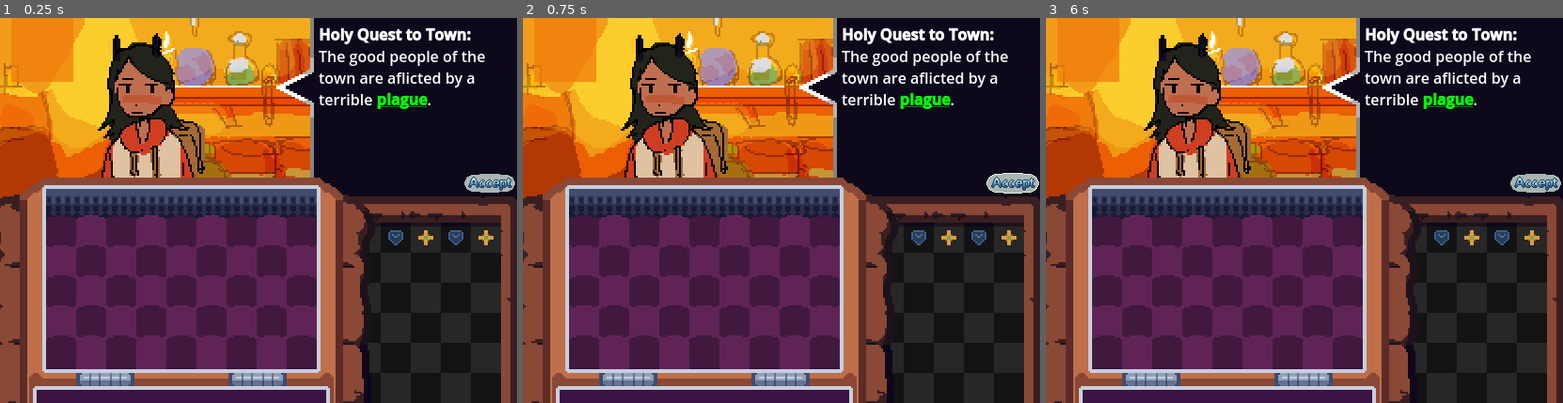
Above: before the commit, frames 1-3 (left to right).
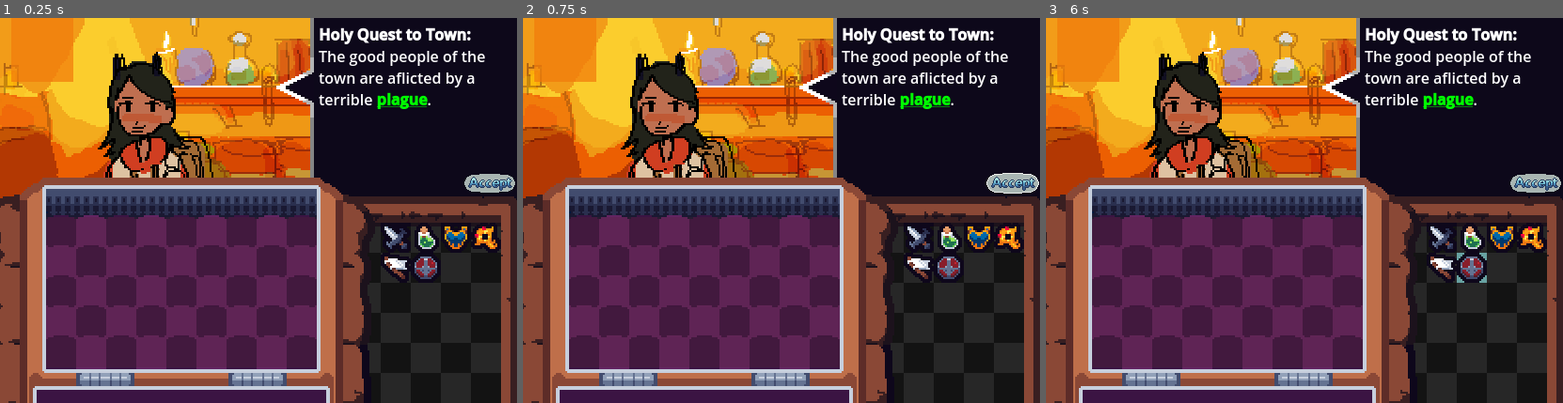
Above: after the commit, the same moments.

Repository: ObliteratedEntertainment/LudumDare54
Game: Godot game, scene res://main.tscn
Same seed, same stepped clock (60 frames per second), same inputs: the game is played once before the commit and once after it.
Inputs (mouse positions are in pixels of both pictures, inside the frame that each line leads up to):
- Up to frame 1 (0.25 s): no input
- Up to frame 2 (0.75 s): click (1014, 183) at 0.5 s
- Up to frame 3 (6 s): click (1537, 183) at 1.25 s; click (1537, 183) at 2 s; tap Enter at 2.75, 4.25, 5.75 s; move the mouse to (1459, 98) at 2.77 s; tap R (item_rotate) every 0.75 s from 2.85 to 5.85 s; tap Space at 3.5, 5 s; move the mouse to (1201, 229) at 3.52 s; move the mouse to (1356, 125) at 4.27 s; move the mouse to (1278, 287) at 5.02 s; move the mouse to (1459, 268) at 5.77 s

The runs differ from the first frame. In frame 1, 5.5% of the frame differs, in the area x 18-97%, y 3-69%; in frame 2, 5.5%; in frame 3, 5.6%.

Commit message:
Itemized all of the new artwork. Fixed some inventory bugs

Diff:
--- a/characters/zofra.tscn
+++ b/characters/zofra.tscn
@@ -9,18 +9,20 @@
 [node name="Neutral" parent="." index="0"]
 texture = ExtResource("2_nhvv5")
 hframes = 3
-vframes = 4
+vframes = 5
 
 [node name="Success" parent="." index="1"]
+visible = true
+position = Vector2(-5, 2)
 texture = ExtResource("2_nhvv5")
 hframes = 3
-vframes = 4
+vframes = 5
 frame = 1
 
 [node name="Failure" parent="." index="2"]
 texture = ExtResource("2_nhvv5")
 hframes = 3
-vframes = 4
+vframes = 5
 frame = 2
 
 [node name="Holy Quest to Town" parent="Quest" index="0" instance=ExtResource("3_vg03k")]
--- a/items/base/item_stats.gd
+++ b/items/base/item_stats.gd
@@ -7,5 +7,5 @@
 	HOLY
 }
 
-@export var stat:Stat
+@export var stat: Stat
 @export var amount:int
--- /dev/null
+++ b/items/big_sword.tscn
@@ -0,0 +1,19 @@
+[gd_scene load_steps=4 format=3 uid="uid://xmjrcnyuptsy"]
+
+[ext_resource type="PackedScene" uid="uid://bobnpytkcupti" path="res://items/base/item.tscn" id="1_futbt"]
+[ext_resource type="Texture2D" uid="uid://dsq7ur2rhxc23" path="res://sprites/item_icons1.png" id="2_tt12h"]
+[ext_resource type="Texture2D" uid="uid://bpy0cj4jciv08" path="res://sprites/dagger_item.png" id="3_87gre"]
+
+[node name="Item" instance=ExtResource("1_futbt")]
+cells = Array[Vector2i]([Vector2i(1, 0), Vector2i(1, 1), Vector2i(0, 2), Vector2i(1, 2), Vector2i(2, 2), Vector2i(1, 3)])
+item_center = Vector2i(1, 2)
+
+[node name="Icon" parent="." index="0"]
+texture = ExtResource("2_tt12h")
+region_enabled = true
+region_rect = Rect2(16, 0, 16, 16)
+
+[node name="Sprite" parent="." index="1"]
+texture = ExtResource("3_87gre")
+offset = Vector2(0, -8)
+region_rect = Rect2(0, 0, 48, 64)
--- /dev/null
+++ b/items/blue_armor.tscn
@@ -0,0 +1,19 @@
+[gd_scene load_steps=4 format=3 uid="uid://cvv4cdqdbyn2y"]
+
+[ext_resource type="PackedScene" uid="uid://bobnpytkcupti" path="res://items/base/item.tscn" id="1_frxp2"]
+[ext_resource type="Texture2D" uid="uid://dsq7ur2rhxc23" path="res://sprites/item_icons1.png" id="2_gay52"]
+[ext_resource type="Texture2D" uid="uid://c3umabu2ah1wp" path="res://sprites/armour_item.png" id="3_o14je"]
+
+[node name="Item" instance=ExtResource("1_frxp2")]
+cells = Array[Vector2i]([Vector2i(0, 0), Vector2i(2, 0), Vector2i(0, 1), Vector2i(1, 1), Vector2i(2, 1), Vector2i(0, 2), Vector2i(1, 2), Vector2i(2, 2), Vector2i(1, 3)])
+item_center = Vector2i(1, 1)
+
+[node name="Icon" parent="." index="0"]
+texture = ExtResource("2_gay52")
+region_enabled = true
+region_rect = Rect2(32, 16, 16, 16)
+
+[node name="Sprite" parent="." index="1"]
+texture = ExtResource("3_o14je")
+offset = Vector2(0, 8)
+region_rect = Rect2(80, 64, 48, 64)
--- /dev/null
+++ b/items/boss_key.tscn
@@ -0,0 +1,20 @@
+[gd_scene load_steps=4 format=3 uid="uid://bkkymw1qarjpp"]
+
+[ext_resource type="PackedScene" uid="uid://bobnpytkcupti" path="res://items/base/item.tscn" id="1_fkpkm"]
+[ext_resource type="Texture2D" uid="uid://dsq7ur2rhxc23" path="res://sprites/item_icons1.png" id="2_70prm"]
+[ext_resource type="Texture2D" uid="uid://crrvwlgbujs88" path="res://sprites/monster_key_item.png" id="3_lpye6"]
+
+[node name="Item" instance=ExtResource("1_fkpkm")]
+cells = Array[Vector2i]([Vector2i(0, 0), Vector2i(1, 0), Vector2i(2, 0), Vector2i(0, 1), Vector2i(2, 1), Vector2i(0, 2), Vector2i(1, 2), Vector2i(2, 2), Vector2i(1, 3)])
+item_center = Vector2i(1, 2)
+
+[node name="Icon" parent="." index="0"]
+texture = ExtResource("2_70prm")
+region_enabled = true
+region_rect = Rect2(16, 16, 16, 16)
+
+[node name="Sprite" parent="." index="1"]
+position = Vector2(0, 10)
+texture = ExtResource("3_lpye6")
+offset = Vector2(0, -8)
+region_rect = Rect2(0, 64, 48, 64)
--- /dev/null
+++ b/items/green_potion.tscn
@@ -0,0 +1,19 @@
+[gd_scene load_steps=4 format=3 uid="uid://cxl8b58xwjmb2"]
+
+[ext_resource type="PackedScene" uid="uid://bobnpytkcupti" path="res://items/base/item.tscn" id="1_imdsd"]
+[ext_resource type="Texture2D" uid="uid://dsq7ur2rhxc23" path="res://sprites/item_icons1.png" id="2_8d0sw"]
+[ext_resource type="Texture2D" uid="uid://dm4b8sk7o7pp8" path="res://sprites/potion_item.png" id="3_vbbq5"]
+
+[node name="Item" instance=ExtResource("1_imdsd")]
+cells = Array[Vector2i]([Vector2i(0, 0), Vector2i(0, 1), Vector2i(1, 1), Vector2i(0, 2), Vector2i(1, 2)])
+item_center = Vector2i(0, 1)
+
+[node name="Icon" parent="." index="0"]
+texture = ExtResource("2_8d0sw")
+region_enabled = true
+region_rect = Rect2(0, 16, 16, 16)
+
+[node name="Sprite" parent="." index="1"]
+texture = ExtResource("3_vbbq5")
+offset = Vector2(8, 0)
+region_rect = Rect2(48, 64, 32, 48)
--- a/items/shield.tscn
+++ b/items/shield.tscn
@@ -1,15 +1,17 @@
 [gd_scene load_steps=4 format=3 uid="uid://7f5ydk4irjho"]
 
 [ext_resource type="PackedScene" uid="uid://bobnpytkcupti" path="res://items/base/item.tscn" id="1_t0cl4"]
-[ext_resource type="Texture2D" uid="uid://dxtxwt1021yrj" path="res://items/icons/shield_icon.png" id="2_673y1"]
-[ext_resource type="Texture2D" uid="uid://c2vroexd3hwfi" path="res://items/inventory/shield.png" id="3_xnhx3"]
+[ext_resource type="Texture2D" uid="uid://dsq7ur2rhxc23" path="res://sprites/item_icons1.png" id="2_g283s"]
+[ext_resource type="Texture2D" uid="uid://dhmm7dtj7vkd7" path="res://sprites/shield_item.png" id="3_girh3"]
 
 [node name="Item" instance=ExtResource("1_t0cl4")]
 cells = Array[Vector2i]([Vector2i(0, 0), Vector2i(1, 0), Vector2i(0, 1), Vector2i(1, 1)])
 
 [node name="Icon" parent="." index="0"]
-texture = ExtResource("2_673y1")
+texture = ExtResource("2_g283s")
+region_enabled = true
+region_rect = Rect2(32, 0, 16, 16)
 
 [node name="Sprite" parent="." index="1"]
-texture = ExtResource("3_xnhx3")
+texture = ExtResource("3_girh3")
 offset = Vector2(8, 8)
--- /dev/null
+++ b/items/white_flag.tscn
@@ -0,0 +1,18 @@
+[gd_scene load_steps=4 format=3 uid="uid://cu8y2rxid2y4l"]
+
+[ext_resource type="PackedScene" uid="uid://bobnpytkcupti" path="res://items/base/item.tscn" id="1_fssl5"]
+[ext_resource type="Texture2D" uid="uid://dsq7ur2rhxc23" path="res://sprites/item_icons1.png" id="2_yehht"]
+[ext_resource type="Texture2D" uid="uid://cqbp4tw68sci1" path="res://sprites/white_flag_item.png" id="3_7cc6o"]
+
+[node name="Item" instance=ExtResource("1_fssl5")]
+cells = Array[Vector2i]([Vector2i(0, 0), Vector2i(1, 0), Vector2i(0, 1), Vector2i(1, 1), Vector2i(0, 2), Vector2i(0, 3)])
+item_center = Vector2i(0, 1)
+
+[node name="Icon" parent="." index="0"]
+texture = ExtResource("2_yehht")
+region_enabled = true
+region_rect = Rect2(0, 0, 16, 16)
+
+[node name="Sprite" parent="." index="1"]
+texture = ExtResource("3_7cc6o")
+offset = Vector2(8, 8)
--- a/main.tscn
+++ b/main.tscn
@@ -7,6 +7,7 @@
 [ext_resource type="Script" path="res://ui/quest/LoreTextLabel.gd" id="5_154nt"]
 [ext_resource type="Script" path="res://ui/character/CharacterContainer.gd" id="5_jqe66"]
 [ext_resource type="Texture2D" uid="uid://d0qr8ip752bov" path="res://ui/character/background.png" id="6_rq4n8"]
+[ext_resource type="Script" path="res://ui/quest/QuestContainer.gd" id="7_gsruu"]
 [ext_resource type="Texture2D" uid="uid://cq6b7sunx4y0" path="res://sprites/speech_border.png" id="7_liept"]
 [ext_resource type="Texture2D" uid="uid://dvxn1aka7pqtk" path="res://sprites/speech_marker.png" id="8_4cm77"]
 [ext_resource type="Texture2D" uid="uid://b6ngdtle8g1ja" path="res://sprites/accept_button_nohighlight.png" id="10_amun7"]
@@ -130,6 +131,7 @@
 offset_right = 23.0
 offset_bottom = 8.5
 mouse_filter = 1
+script = ExtResource("7_gsruu")
 
 [node name="Sprite2D" type="Sprite2D" parent="QuestContainer"]
 position = Vector2(279, 2.5)
@@ -169,7 +171,14 @@
 texture_pressed = ExtResource("11_repym")
 texture_hover = ExtResource("12_1ksbc")
 
+[node name="ResultContainer" type="Control" parent="."]
+visible = false
+anchors_preset = 0
+offset_right = 40.0
+offset_bottom = 40.0
+
 [connection signal="meta_clicked" from="QuestContainer/LoreTextLabel" to="QuestContainer/LoreTextLabel" method="_on_meta_clicked"]
+[connection signal="pressed" from="QuestContainer/QuestAcceptButton" to="QuestContainer" method="_on_quest_accept_button_pressed"]
 
 [editable path="DragAndDropContainer/Inventory"]
 [editable path="DragAndDropContainer/Inventory3"]
--- a/singletons/game_manager.gd
+++ b/singletons/game_manager.gd
@@ -4,13 +4,18 @@
 
 signal character_changed
 
+signal quest_accepted
+
+
 var character:Character
 var state:int
+
 
 func _ready():
 	# Init first character
 	character = zofra_prefab.instantiate()
 	state = 0
 
+
 func next():
 	character_changed.emit(character, state)
--- a/singletons/item_manager.gd
+++ b/singletons/item_manager.gd
@@ -15,3 +15,17 @@
 signal item_dropped(Item, added_inventory: bool)
 
 signal item_rotated(Item)
+
+
+var active_inventory: Array[Item] = []
+
+
+func add_item(item: Item):
+	if item not in active_inventory:
+		active_inventory.append(item)
+
+func remove_item(item: Item):
+	active_inventory.erase(item)
+
+func has_item(item: Item):
+	return item in active_inventory
--- a/ui/guild_inventory/guild_inventory.tscn
+++ b/ui/guild_inventory/guild_inventory.tscn
@@ -1,10 +1,14 @@
-[gd_scene load_steps=6 format=3 uid="uid://djtrj5g657g3j"]
+[gd_scene load_steps=10 format=3 uid="uid://djtrj5g657g3j"]
 
 [ext_resource type="Script" path="res://ui/guild_inventory/guild_inventory.gd" id="1_yrsfj"]
 [ext_resource type="PackedScene" uid="uid://dfyeff3hhnvwv" path="res://ui/guild_inventory/guild_item_slot.tscn" id="2_1bctj"]
 [ext_resource type="Texture2D" uid="uid://dub23opx8l732" path="res://sprites/drawer.png" id="2_6uilv"]
 [ext_resource type="PackedScene" uid="uid://7f5ydk4irjho" path="res://items/shield.tscn" id="3_ebpkw"]
-[ext_resource type="PackedScene" uid="uid://tqthhc2qhn71" path="res://items/cross.tscn" id="4_fg584"]
+[ext_resource type="PackedScene" uid="uid://xmjrcnyuptsy" path="res://items/big_sword.tscn" id="4_xy52p"]
+[ext_resource type="PackedScene" uid="uid://cxl8b58xwjmb2" path="res://items/green_potion.tscn" id="5_y0aml"]
+[ext_resource type="PackedScene" uid="uid://bkkymw1qarjpp" path="res://items/boss_key.tscn" id="6_elcgx"]
+[ext_resource type="PackedScene" uid="uid://cvv4cdqdbyn2y" path="res://items/blue_armor.tscn" id="6_qxrbv"]
+[ext_resource type="PackedScene" uid="uid://cu8y2rxid2y4l" path="res://items/white_flag.tscn" id="8_o8vgy"]
 
 [node name="GuildInventory" type="Control"]
 layout_mode = 3
@@ -28,15 +32,10 @@
 
 [node name="MarginContainer" type="MarginContainer" parent="."]
 layout_mode = 1
-anchors_preset = 15
-anchor_right = 1.0
-anchor_bottom = 1.0
 offset_left = 16.0
 offset_top = 14.0
 offset_right = 80.0
 offset_bottom = 110.0
-grow_horizontal = 2
-grow_vertical = 2
 
 [node name="HFlowContainer" type="HFlowContainer" parent="MarginContainer"]
 layout_mode = 2
@@ -46,19 +45,29 @@
 [node name="InventoryIcon" parent="MarginContainer/HFlowContainer" instance=ExtResource("2_1bctj")]
 custom_minimum_size = Vector2(8, 8)
 layout_mode = 2
-packed_item = ExtResource("3_ebpkw")
+packed_item = ExtResource("4_xy52p")
 
 [node name="InventoryIcon2" parent="MarginContainer/HFlowContainer" instance=ExtResource("2_1bctj")]
 custom_minimum_size = Vector2(8, 8)
 layout_mode = 2
-packed_item = ExtResource("4_fg584")
+packed_item = ExtResource("5_y0aml")
 
 [node name="InventoryIcon3" parent="MarginContainer/HFlowContainer" instance=ExtResource("2_1bctj")]
 custom_minimum_size = Vector2(8, 8)
 layout_mode = 2
-packed_item = ExtResource("3_ebpkw")
+packed_item = ExtResource("6_qxrbv")
 
 [node name="InventoryIcon4" parent="MarginContainer/HFlowContainer" instance=ExtResource("2_1bctj")]
 custom_minimum_size = Vector2(8, 8)
 layout_mode = 2
-packed_item = ExtResource("4_fg584")
+packed_item = ExtResource("6_elcgx")
+
+[node name="InventoryIcon5" parent="MarginContainer/HFlowContainer" instance=ExtResource("2_1bctj")]
+custom_minimum_size = Vector2(8, 8)
+layout_mode = 2
+packed_item = ExtResource("8_o8vgy")
+
+[node name="InventoryIcon6" parent="MarginContainer/HFlowContainer" instance=ExtResource("2_1bctj")]
+custom_minimum_size = Vector2(8, 8)
+layout_mode = 2
+packed_item = ExtResource("3_ebpkw")
--- a/ui/guild_inventory/guild_item_slot.gd
+++ b/ui/guild_inventory/guild_item_slot.gd
@@ -3,7 +3,7 @@
 
 @export var packed_item: PackedScene = null
 
-@onready var icon: TextureRect = $Icon
+@onready var icon: Sprite2D = $Sprite2D
 
 @onready var color_rect = $ColorRect
 
@@ -16,6 +16,8 @@
 	item.visible = false
 
 	icon.texture = item.icon.texture
+	icon.region_enabled = item.icon.region_enabled
+	icon.region_rect = item.icon.region_rect
 
 	ItemManager.inventory_added.connect(_on_item_dropped)
 	ItemManager.inventory_final_remove.connect(_on_inv_item_removed)
@@ -43,7 +45,7 @@
 	return true
 
 func _on_inv_item_removed(removed_item: Item):
-	if item == removed_item:
+	if item == removed_item and not ItemManager.has_item(removed_item):
 		visible = true
 
 func _on_item_dropped(dropped_item: Item):
--- a/ui/guild_inventory/guild_item_slot.tscn
+++ b/ui/guild_inventory/guild_item_slot.tscn
@@ -17,14 +17,8 @@
 mouse_filter = 1
 color = Color(0.556863, 0.882353, 0.882353, 0.694118)
 
-[node name="Icon" type="TextureRect" parent="."]
-layout_mode = 0
-offset_left = 4.0
-offset_top = 4.0
-offset_right = 12.0
-offset_bottom = 12.0
-mouse_filter = 2
-stretch_mode = 2
+[node name="Sprite2D" type="Sprite2D" parent="."]
+position = Vector2(8, 8)
 
 [connection signal="mouse_entered" from="." to="." method="_on_mouse_entered"]
 [connection signal="mouse_exited" from="." to="." method="_on_mouse_exited"]
--- a/ui/inventory/drag_item.gd
+++ b/ui/inventory/drag_item.gd
@@ -17,6 +17,8 @@
 	visible = true
 	dragging_item = item
 	sprite_2d.texture = item.sprite.texture
+	sprite_2d.region_enabled = item.sprite.region_enabled
+	sprite_2d.region_rect = item.sprite.region_rect
 	#sprite_2d.position = item.item_center * 16.0 + Vector2(8,8)
 	sprite_2d.rotation_degrees = dragging_item.slot_rotation
 	sprite_2d.scale = Vector2.ONE*1.2
--- a/ui/inventory/inventory.gd
+++ b/ui/inventory/inventory.gd
@@ -42,6 +42,7 @@
 		var hover_slot = _get_inventory_slot((slot.coord + item_block) - item.item_center)
 		hover_slot.set_item(item, item_block == item.item_center)
 
+	ItemManager.add_item(item)
 	ItemManager.inventory_added.emit(item)
 
 	return true
@@ -52,6 +53,8 @@
 	for slot in get_children():
 		if slot is InventorySlot:
 			slot.remove_item(item)
+
+	ItemManager.remove_item(item)
 
 
 func _item_rotated(item: Item):
@@ -67,17 +70,28 @@
 	last_hover_slots.clear()
 	last_slot = slot
 
+	var can_fit_fully = true
+	for item_block in item.get_item_cells():
+		var hover_slot = _get_inventory_slot((slot.coord + item_block) - item.item_center)
+		if hover_slot == null:
+			can_fit_fully = false
+			break
+
+		can_fit_fully = can_fit_fully and hover_slot.contains_item == null
+
+	print("Can fit: ", can_fit_fully)
+
 	for item_block in item.get_item_cells():
 		var hover_slot = _get_inventory_slot((slot.coord + item_block) - item.item_center)
 		if hover_slot == null:
 			continue
-		hover_slot.highlight()
+		hover_slot.highlight(can_fit_fully)
 
 		if hover_slot.contains_item != null:
 			var more_item_slots = _find_item_slots_for(hover_slot.contains_item)
 
 			for item_slot in more_item_slots:
-				item_slot.highlight()
+				item_slot.highlight(can_fit_fully)
 
 			last_hover_slots.append_array(more_item_slots)
 
--- a/ui/inventory/inventory_slot.gd
+++ b/ui/inventory/inventory_slot.gd
@@ -34,8 +34,8 @@
 func is_filled() -> bool:
 	return contains_item != null or blocked
 
-func highlight():
-	if contains_item == null:
+func highlight(can_place=true):
+	if contains_item == null and can_place:
 		self_modulate = Color.CADET_BLUE + (Color.WHITE - original_modulation)
 	else:
 		if displaying != null:
@@ -54,6 +54,8 @@
 
 	if display:
 		displaying = Sprite2D.new()
+		displaying.region_enabled = item.sprite.region_enabled
+		displaying.region_rect = item.sprite.region_rect
 		displaying.texture = item.sprite.texture
 		displaying.position = Vector2i(8,8)
 		displaying.offset = item.sprite.offset
@@ -63,7 +65,6 @@
 		add_child(displaying)
 
 func remove_item(item: Item):
-	print("remove from: ", name)
 	if contains_item == item:
 		contains_item = null
 
--- a/ui/quest/LoreTextLabel.gd
+++ b/ui/quest/LoreTextLabel.gd
@@ -8,7 +8,7 @@
 @export var quest:Quest
 var lores:Array[Lore]
 
-func set_quest(quest:Quest):
+func set_quest(quest: Quest):
 	lores.clear()
 	self.quest = quest
 	text = "[b]" + quest.name + ":[/b]\n"
--- /dev/null
+++ b/ui/quest/QuestContainer.gd
@@ -0,0 +1,41 @@
+extends Control
+
+
+# Called when the node enters the scene tree for the first time.
+func _ready():
+	pass # Replace with function body.
+
+
+# Called every frame. 'delta' is the elapsed time since the previous frame.
+func _process(delta):
+	pass
+
+
+func _on_quest_accept_button_pressed():
+	GameManager.quest_accepted.emit()
+
+	var quest = GameManager.character.get_quest()
+
+	var current_inventory_stats = {}
+
+	for item in ItemManager.active_inventory:
+		print(current_inventory_stats)
+		for stats in item.get_stats():
+			if stats.stat in current_inventory_stats:
+				current_inventory_stats[stats.stat] += stats.amount
+			else:
+				current_inventory_stats[stats.stat] = stats.amount
+
+	print(current_inventory_stats)
+	var passed_quest := true
+
+	for req_stat in quest.get_requirements():
+		if req_stat.stat not in current_inventory_stats:
+			passed_quest = false
+		elif current_inventory_stats[req_stat.stat] < req_stat.amount:
+			passed_quest = false
+
+	if passed_quest:
+		print("Passed Quest!")
+	else:
+		print("Failed Quest!")
Not shown: 1 places in characters/zofra.tscn that only renumber resources
Not shown: 1 places in main.tscn that only renumber resources
Not shown, added: sprites/armour_item.png.import
Not shown, added: sprites/dagger_item.png.import
Not shown, added: sprites/item_icons1.png.import
Not shown, added: sprites/items1.png.import
Not shown, added: sprites/monster_key_item.png.import
Not shown, added: sprites/potion_item.png.import
Not shown, added: sprites/shield_item.png.import
Not shown, added: sprites/white_flag_item.png.import
